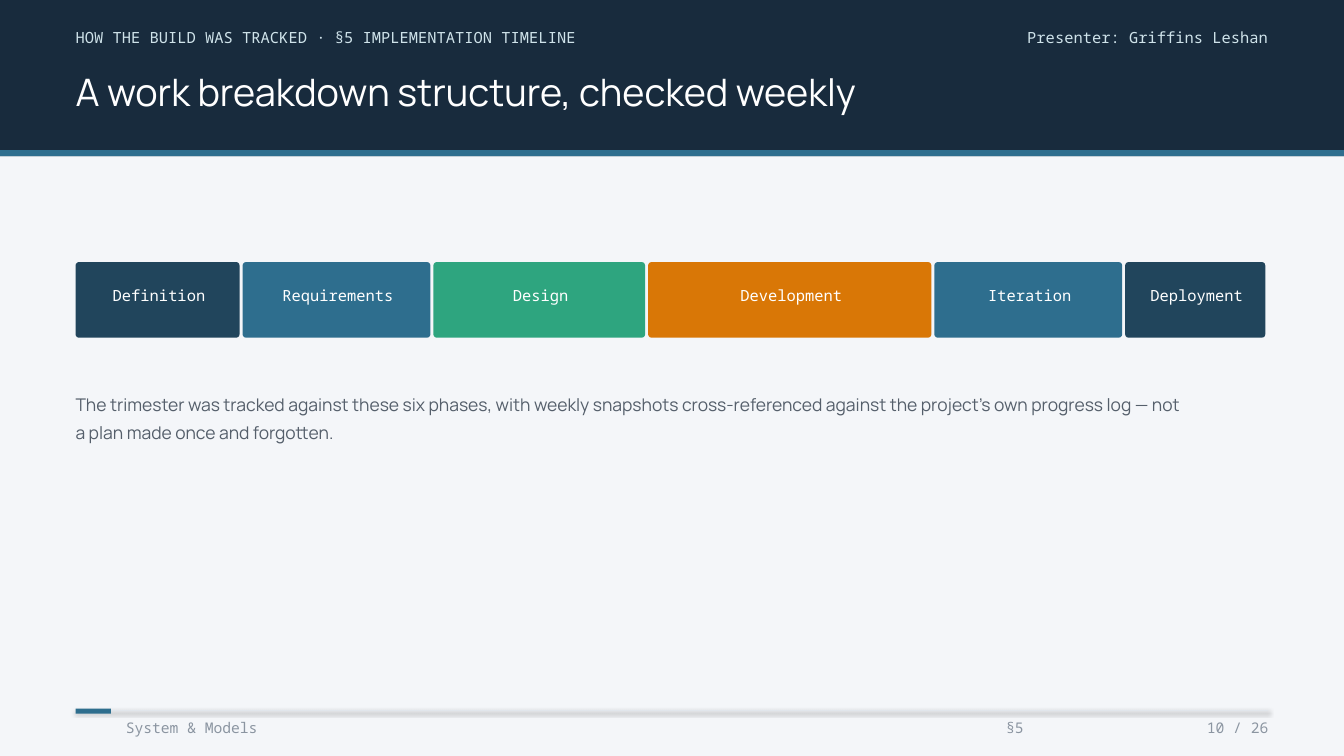
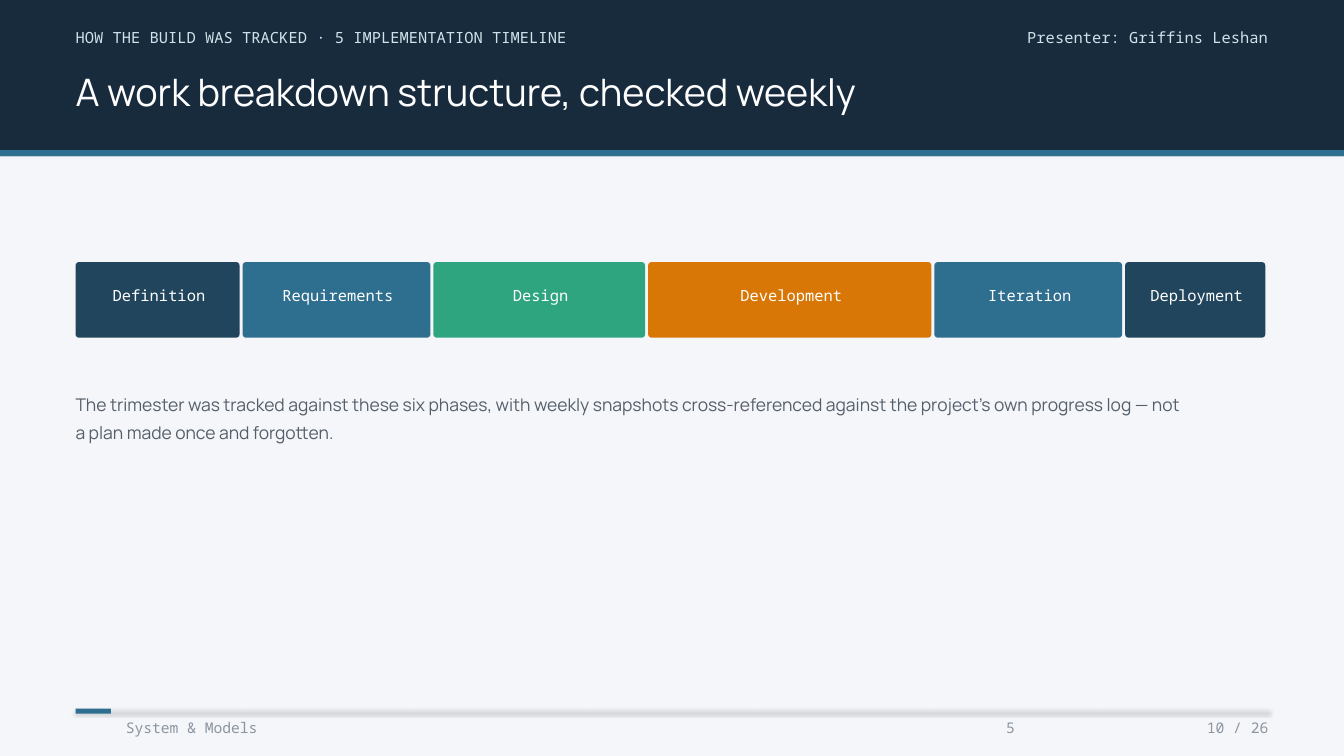
Before and after one commit to KOI-Capstone-Project/EDAPTv2, a slide deck: slide 12 of EDAPT_v2_Presentation.pptx (slide 10 before the commit). Drawn at 1344x756 pixels with LibreOffice and Linux fonts; fonts in the diff are those of the drawing. Boxes give left, top, right and bottom in pixels: in the first picture for what was removed or moved away, otherwise in the second. Text is boxed around its words. In the diff, an @@ line names an element or a change of style, - is before the commit and + after.

```diff
--- a/EDAPT_v2_Presentation.pptx
+++ b/EDAPT_v2_Presentation.pptx
@@ text at box(76, 32, 566, 43): text changed @@
-HOW THE BUILD WAS TRACKED · §5 IMPLEMENTATION TIMELINE
+HOW THE BUILD WAS TRACKED · 5 IMPLEMENTATION TIMELINE
@@ text at box(1006, 722, 1015, 733): text changed @@
-§5
+5
```
Also in this commit, not shown: 24 other slides changed, 10 slides added, 4 other files.
